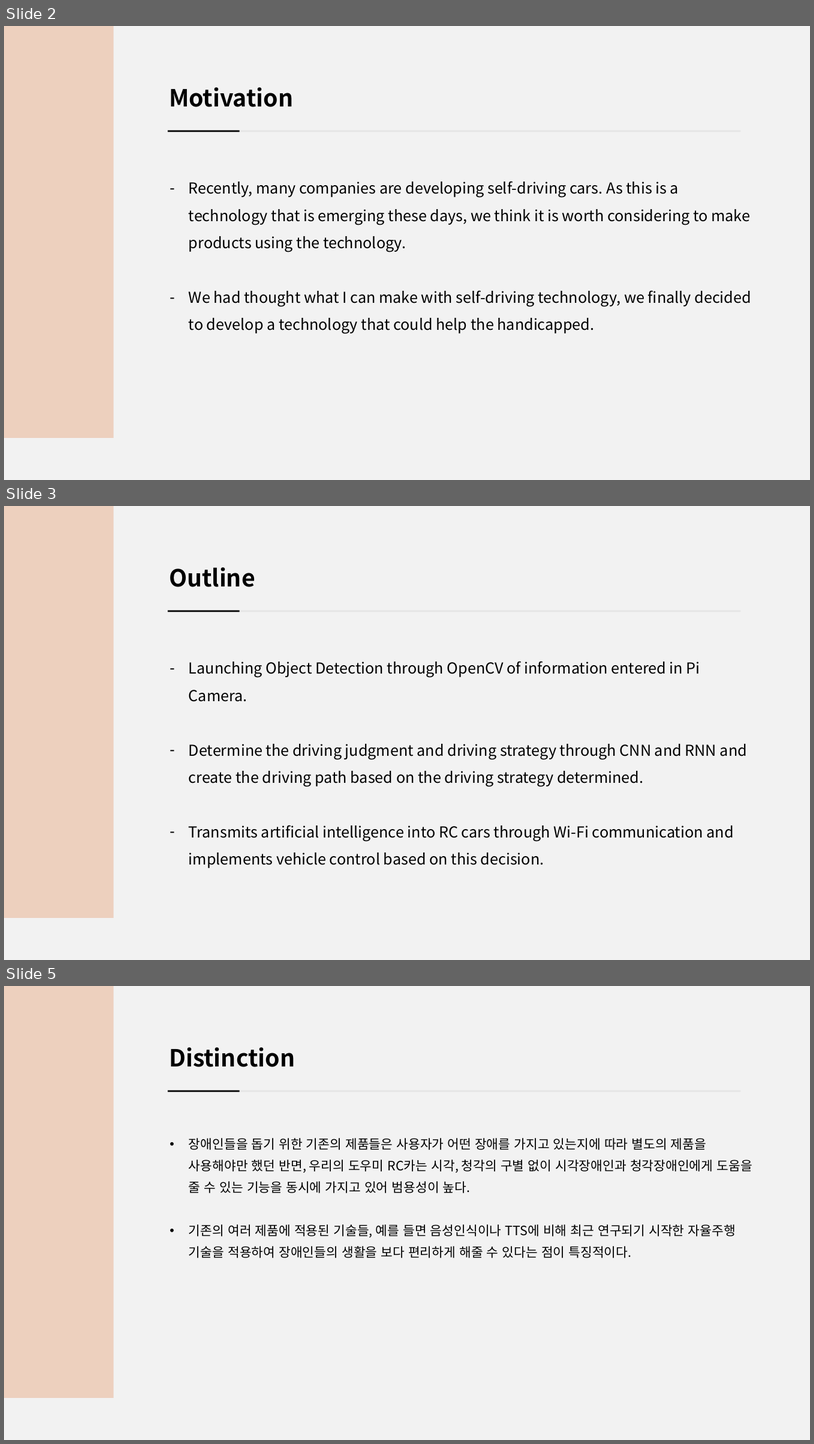
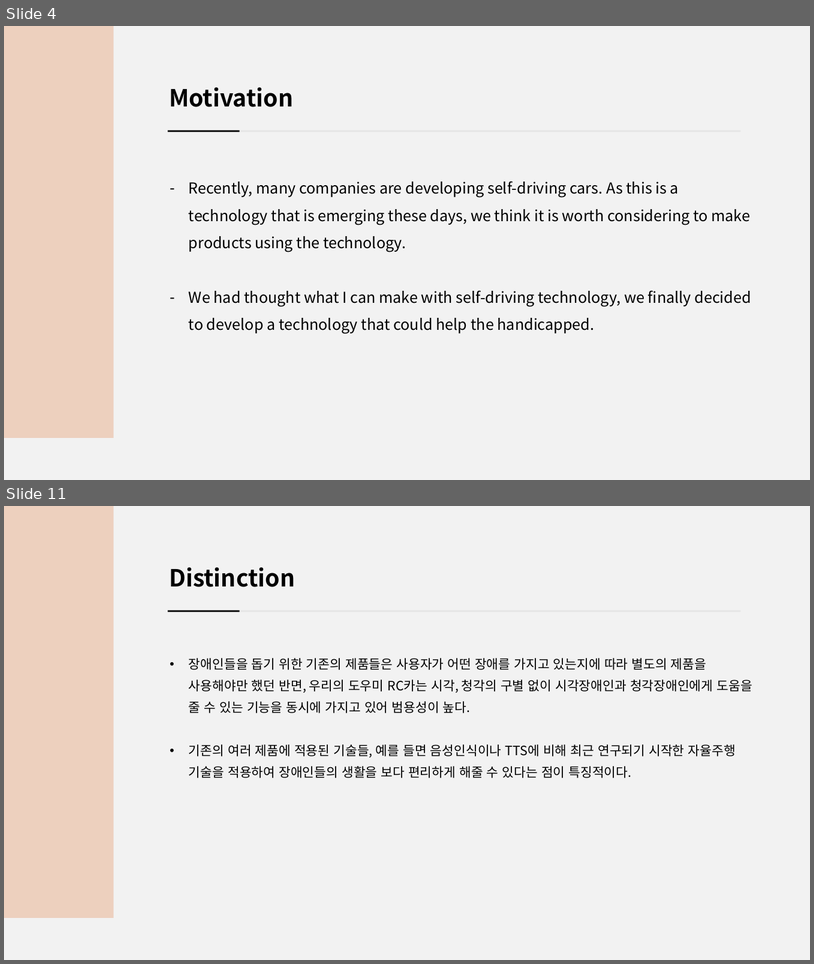
Before and after one commit to jsotouto/ICARUS, a slide deck: ICARUS 발표자료.pptx. Shown one above the other, each under a label of ours: slides 2, 3 and 5 before the commit, slides 4 and 11 after it; the slides between them are not shown. The pictures are 814x1444 and 814x964 pixels, drawn with LibreOffice and Linux fonts; fonts in the diff are those of the drawing. Boxes give left, top, right and bottom in pixels: in the first picture for what was removed or moved away, otherwise in the second. Text is boxed around its words. In the diff, an @@ line names an element or a change of style, - is before the commit and + after.

```diff
--- a/ICARUS 발표자료.pptx
+++ b/ICARUS 발표자료.pptx
@@ slide 3 removed at <box>4,506,810,960</box>, background #F2F2F2 @@
@@ rectangle removed at <box>4,506,113,918</box> @@
@@ text removed at <box>169,567,255,587</box> @@
-Outline
@@ line removed from (167, 611) to (741, 611) @@
@@ line removed from (168, 611) to (240, 611) @@
@@ text removed at <box>189,661,747,868</box> @@
-– Launching Object Detection through OpenCV of information entered in Pi Camera.
-– Determine the driving judgment and driving strategy through CNN and RNN and create the driving path based on the driving strategy determined.
-– Transmits artificial intelligence into RC cars through Wi-Fi communication and implements vehicle control based on this decision.
@@ what was slide 2 is now slide 4 @@
@@ what was slide 5 is now slide 11 @@
```
Also in this commit, not shown: 2 slides changed, 8 slides added.
